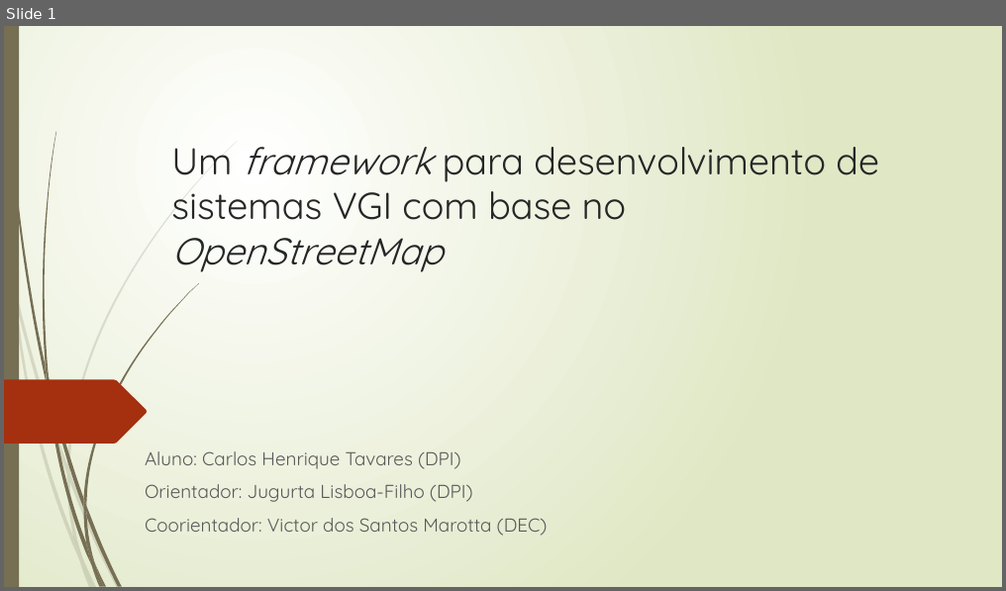
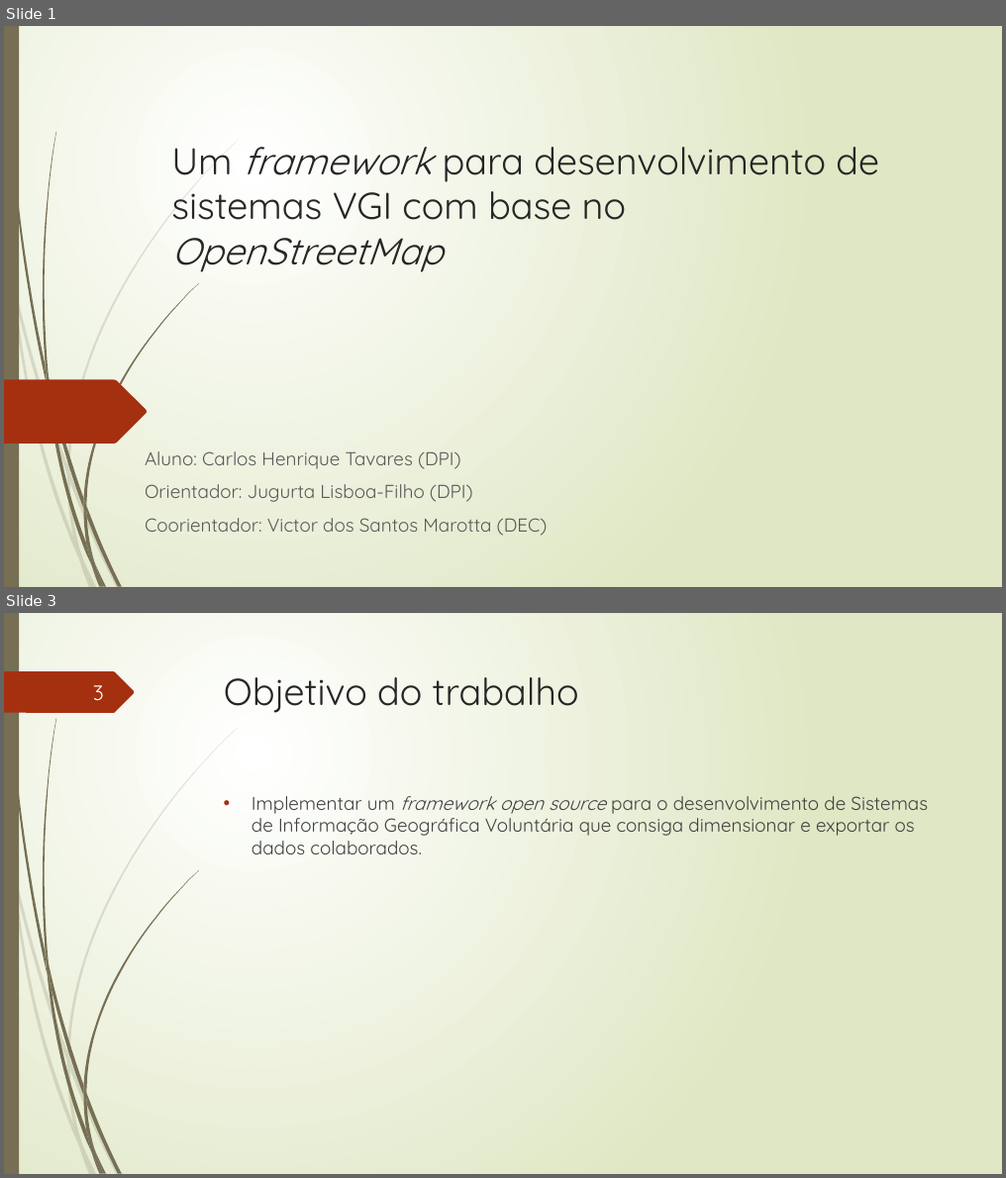
Before and after one commit to TavaresCarlos/TCC, a slide deck: apresentação-do-sistema/apresentação-02.pptx. Shown one above the other, each under a label of ours: slide 1 before the commit, slides 1 and 3 after it; the slides between them are not shown. The pictures are 1006x591 and 1006x1178 pixels, drawn with LibreOffice and Linux fonts; fonts in the diff are those of the drawing. Boxes give left, top, right and bottom in pixels: in the first picture for what was removed or moved away, otherwise in the second. Text is boxed around its words. In the diff, an @@ line names an element or a change of style, - is before the commit and + after.

```diff
--- a/apresentação-do-sistema/apresentação-02.pptx
+++ b/apresentação-do-sistema/apresentação-02.pptx
@@ slide 3 added at bbox=[4, 613, 1002, 1174], background gradient #FFFFFF to #DFE8C4; not listed: 23 template elements that a slide beside it also shows @@
@@ freeform shape added at bbox=[4, 671, 135, 713], fill #A53010 @@
@@ page number added at bbox=[93, 685, 104, 701], 20 pt, text #FEFFFF @@
+3
@@ title added at bbox=[224, 677, 579, 713], 36 pt, text #262626 @@
+Objetivo do trabalho
@@ text added at bbox=[252, 796, 928, 855], 18 pt, text #404040 @@
+• Implementar um framework open source para o desenvolvimento de Sistemas de Informação Geográfica Voluntária que consiga dimensionar e exportar os dados colaborados.
```
Also in this commit, not shown: 6 slides changed, 8 other slides added, 5 slides removed, 11 other files.
